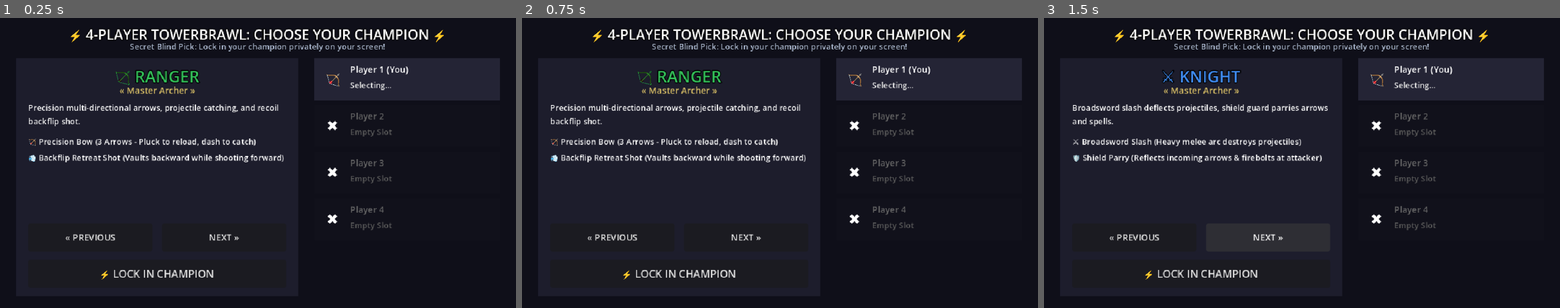
Above: before the commit, frames 1-3 (left to right).
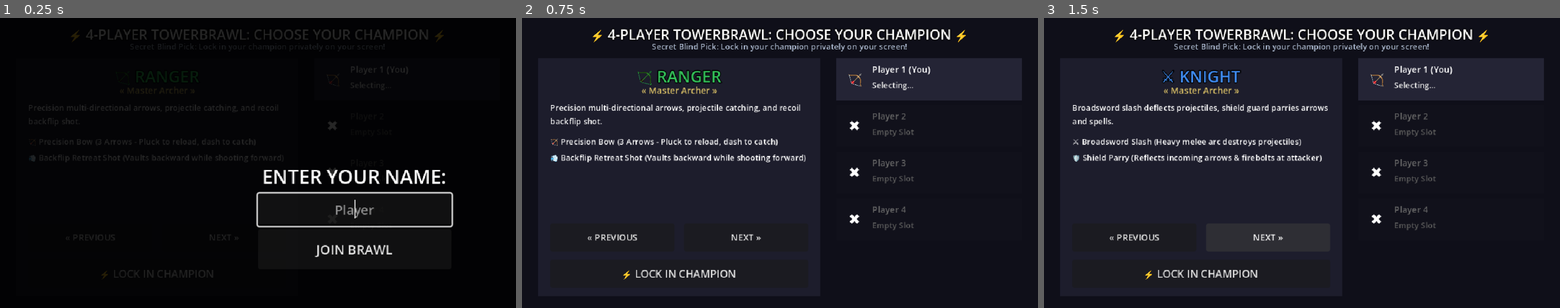
Above: after the commit, the same moments.

Repository: nemr118/tower_brawl
Game: Godot game, scene res://scenes/character_select.tscn
Same seed, same stepped clock (60 frames per second), same inputs: the game is played once before the commit and once after it.
Inputs (mouse positions are in pixels of both pictures, inside the frame that each line leads up to):
- Up to frame 1 (0.25 s): no input
- Up to frame 2 (0.75 s): click (878, 250) at 0.5 s, where only the run after the commit has a clickable "JOIN BRAWL"
- Up to frame 3 (1.5 s): click "NEXT »" at 1.25 s

The runs differ from the first frame. In frame 1, 53% of the frame differs, in the area x 3-97%, y 3-96%; in frame 2, nothing differs; in frame 3, nothing differs.

Commit message:
Add custom player names support with localStorage saving and dynamic UI overlay

Diff:
--- a/scripts/arena.gd
+++ b/scripts/arena.gd
@@ -81,8 +81,8 @@
 	if victim_id in player_stocks:
 		player_stocks[victim_id] -= 1
 
-	var victim_name = "Player " + str(victim_id)
-	var killer_name = "Player " + str(killer_id)
+	var victim_name = Global.player_names.get(victim_id, "Player " + str(victim_id))
+	var killer_name = Global.player_names.get(killer_id, "Player " + str(killer_id))
 
 	if killer_id == victim_id:
 		_show_banner(victim_name + " fell!", 1.0)
@@ -138,10 +138,12 @@
 	var is_me = (winner_id == Global.my_player_id)
 
 	if Global.player_scores[winner_id] >= Global.match_score_limit:
-		var txt = "👑 " + ("YOU WON THE MATCH!" if is_me else "PLAYER " + str(winner_id) + " (" + winner_class + ") WINS THE MATCH!") + " 👑"
+		var w_name = Global.player_names.get(winner_id, "PLAYER " + str(winner_id))
+		var txt = "👑 " + ("YOU WON THE MATCH!" if is_me else w_name + " (" + winner_class + ") WINS THE MATCH!") + " 👑"
 		_show_banner(txt, 999.0)
 	else:
-		var txt = "👑 " + ("YOU WON ROUND " + str(current_round) + "!" if is_me else "PLAYER " + str(winner_id) + " (" + winner_class + ") WINS ROUND " + str(current_round) + "!") + " 👑"
+		var w_name = Global.player_names.get(winner_id, "PLAYER " + str(winner_id))
+		var txt = "👑 " + ("YOU WON ROUND " + str(current_round) + "!" if is_me else w_name + " (" + winner_class + ") WINS ROUND " + str(current_round) + "!") + " 👑"
 		_show_banner(txt, 2.2)
 		await get_tree().create_timer(2.6).timeout
 		current_round += 1
@@ -182,7 +184,8 @@
 	var stock_lbl = panel.get_node("StockLabel")
 	var score_lbl = panel.get_node("ScoreLabel")
 
-	name_lbl.text = "P" + str(p_id) + (" (You)" if p_id == Global.my_player_id else "") + " " + c_info["icon"]
+	var disp_name = Global.player_names.get(p_id, "P" + str(p_id))
+	name_lbl.text = disp_name + (" (You)" if p_id == Global.my_player_id else "") + " " + c_info["icon"]
 	name_lbl.modulate = c_info["color"]
 
 	var stocks = player_stocks.get(p_id, Global.max_stocks)
--- a/scripts/character_select.gd
+++ b/scripts/character_select.gd
@@ -8,6 +8,8 @@
 var locked_players = {}
 var active_player_ids: Array[int] = []
 var is_revealing: bool = false
+var is_name_set: bool = false
+var name_input_ui: Control
 
 @onready var title_label = $CardShowcase/ChampionTitle
 @onready var name_label = $CardShowcase/ChampionName
@@ -57,6 +59,8 @@
 	Global.connect("net_player_joined", Callable(self, "_on_player_joined"))
 	Global.connect("net_player_left", Callable(self, "_on_player_left"))
 	Global.connect("net_opponent_locked_in", Callable(self, "_on_opponent_locked_in"))
+	Global.connect("net_names_updated", Callable(self, "_update_roster"))
+	_setup_name_input_ui()
 
 	_sync_global_configs()
 	_update_showcase()
@@ -107,7 +111,7 @@
 	_check_all_ready()
 
 func _input(event):
-	if is_revealing:
+	if not is_name_set or is_revealing:
 		return
 
 	var prefix = "p" + str(local_player_id) + "_"
@@ -160,6 +164,7 @@
 	_update_player_card(p4_card, 4)
 
 func _update_player_card(card: Control, p_id: int):
+	var display_name = Global.player_names.get(p_id, "Player " + str(p_id))
 	var is_active = (p_id in active_player_ids or p_id == local_player_id)
 	var name_lbl = card.get_node("Name")
 	var status_lbl = card.get_node("Status")
@@ -176,7 +181,7 @@
 
 	card.color = Color(0.15, 0.15, 0.22, 0.9)
 	name_lbl.modulate = Color(1.0, 1.0, 1.0)
-	name_lbl.text = "Player " + str(p_id) + (" (You)" if p_id == local_player_id else "")
+	name_lbl.text = display_name + (" (You)" if p_id == local_player_id else "")
 
 	if p_id in locked_players:
 		if p_id == local_player_id or is_revealing:
@@ -243,3 +248,60 @@
 func _on_btn_next_pressed():
 	if not is_locked_in:
 		_cycle_selection(1)
+
+func _setup_name_input_ui():
+	var saved_name = Global._load_saved_player_name()
+	if saved_name != "":
+		_confirm_name(saved_name)
+		return
+
+	is_name_set = false
+	name_input_ui = ColorRect.new()
+	name_input_ui.color = Color(0, 0, 0, 0.85)
+	name_input_ui.set_anchors_preset(PRESET_FULL_RECT)
+	add_child(name_input_ui)
+
+	var vbox = VBoxContainer.new()
+	vbox.alignment = BoxContainer.ALIGNMENT_CENTER
+	vbox.set_anchors_preset(PRESET_CENTER)
+	name_input_ui.add_child(vbox)
+
+	var lbl = Label.new()
+	lbl.text = "ENTER YOUR NAME:"
+	lbl.horizontal_alignment = HORIZONTAL_ALIGNMENT_CENTER
+	lbl.add_theme_font_size_override("font_size", 24)
+	vbox.add_child(lbl)
+
+	var edit = LineEdit.new()
+	edit.placeholder_text = "Player"
+	edit.alignment = HORIZONTAL_ALIGNMENT_CENTER
+	edit.custom_minimum_size = Vector2(240, 40)
+	edit.max_length = 12
+	vbox.add_child(edit)
+	edit.grab_focus()
+
+	var btn = Button.new()
+	btn.text = "JOIN BRAWL"
+	btn.custom_minimum_size = Vector2(240, 50)
+	vbox.add_child(btn)
+
+	btn.connect("pressed", Callable(self, "_on_name_submit").bind(edit))
+	edit.connect("text_submitted", Callable(self, "_on_name_submit_text"))
+
+func _on_name_submit_text(t: String):
+	_on_name_submit(name_input_ui.get_node("VBoxContainer/LineEdit"))
+
+func _on_name_submit(edit: LineEdit):
+	var n = edit.text.strip_edges()
+	if n == "":
+		n = "Player"
+	_confirm_name(n)
+	if name_input_ui:
+		name_input_ui.queue_free()
+		name_input_ui = null
+
+func _confirm_name(n: String):
+	is_name_set = true
+	Global._save_player_name(n)
+	Global.send_net_data({"type": "set_name", "name": n})
+	_update_roster()
--- a/scripts/global.gd
+++ b/scripts/global.gd
@@ -76,6 +76,10 @@
 var server_url: String = ""
 var active_players: Array[int] = []
 var locked_opponents: Dictionary = {}
+var player_names: Dictionary = {}
+var my_player_name: String = ""
+
+signal net_names_updated()
 
 func _ready():
 	_determine_url_and_connect()
@@ -160,6 +164,14 @@
 
 	var type = data.get("type", "")
 
+	if type in ["assign_id", "player_joined", "player_left", "name_update"]:
+		if data.has("player_names"):
+			player_names.clear()
+			var p_names = data.get("player_names", {})
+			for p_str in p_names:
+				player_names[int(p_str)] = str(p_names[p_str])
+		emit_signal("net_names_updated")
+
 	if type == "assign_id":
 		my_player_id = int(data.get("id", 1))
 		print("🎮 [Global] Assigned Player ID: ", my_player_id)
@@ -234,3 +246,15 @@
 
 func reset_scores():
 	player_scores = {1: 0, 2: 0, 3: 0, 4: 0}
+
+func _save_player_name(n: String):
+	my_player_name = n
+	if OS.has_feature("web"):
+		JavaScriptBridge.eval("localStorage.setItem('towerbrawl_name', '" + n.replace("'", "\'") + "')", true)
+
+func _load_saved_player_name() -> String:
+	if OS.has_feature("web"):
+		var val = JavaScriptBridge.eval("localStorage.getItem('towerbrawl_name')", true)
+		if val != null and str(val) != "null" and str(val) != "":
+			return str(val)
+	return ""
Not shown, changed: build/web/index.html
Not shown, changed: build/web/index.pck
Not shown, changed: serve_game.py
Not shown, added: update_names.py
